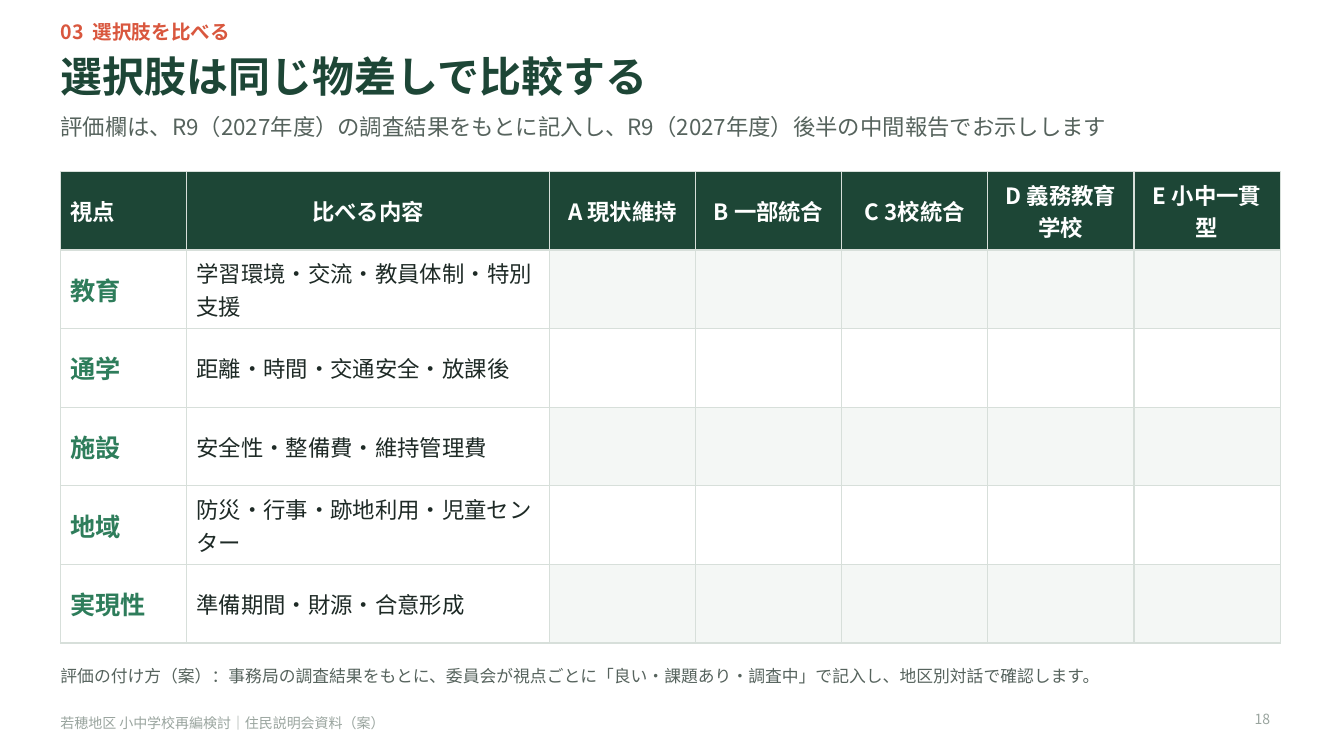
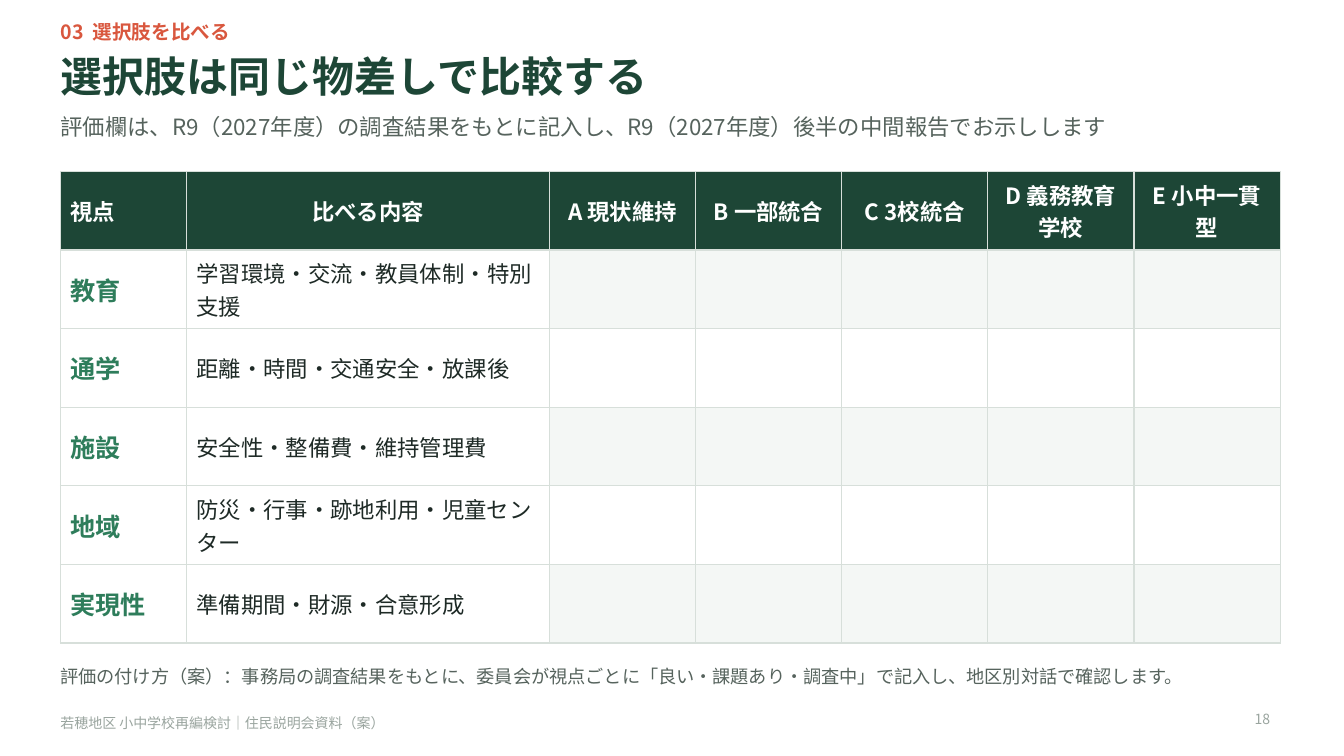
Before and after one commit to Masaki12008/GS, a slide deck: slide 18 of output/若穂地区_住民説明会資料.pptx. Drawn at 1344x756 pixels with LibreOffice and Linux fonts; fonts in the diff are those of the drawing. Boxes give left, top, right and bottom in pixels: in the first picture for what was removed or moved away, otherwise in the second. Text is boxed around its words. In the diff, an @@ line names an element or a change of style, - is before the commit and + after.

```diff
--- a/output/若穂地区_住民説明会資料.pptx
+++ b/output/若穂地区_住民説明会資料.pptx
@@ text "評価の付け方（案）：事務局の調査結果をもとに、委員会が視点ごとに「良い・課題あり・調査中」で記入し、地区別対話で確認しま ..." at <box>60,667,1182,685</box>: size 12 to 13 pt @@
```
Also in this commit, not shown: 27 other slides changed, 14 other files.
